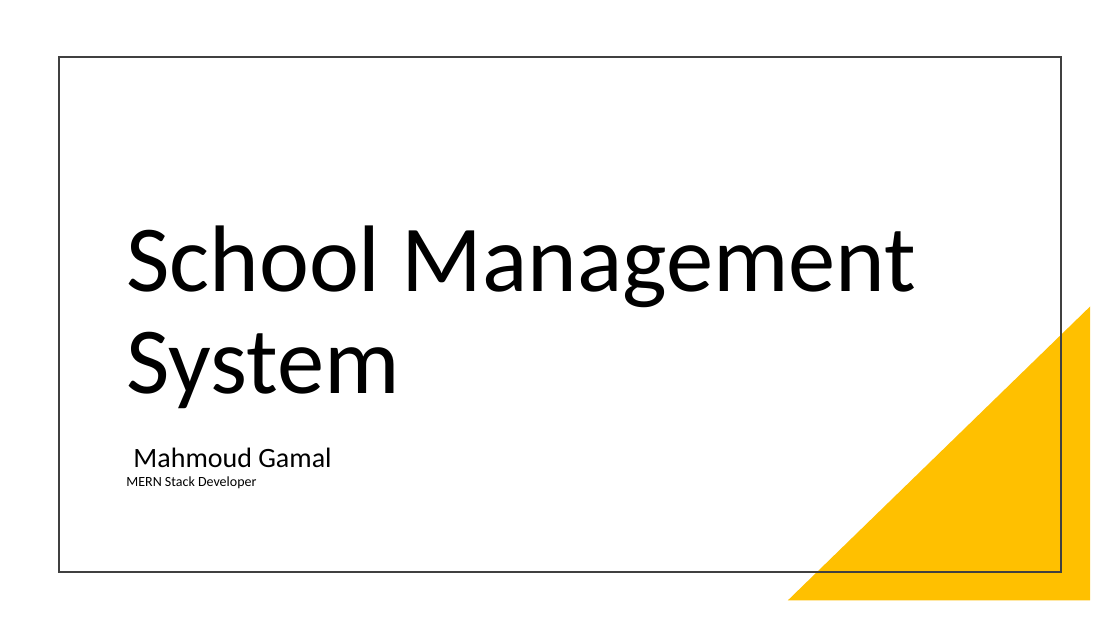
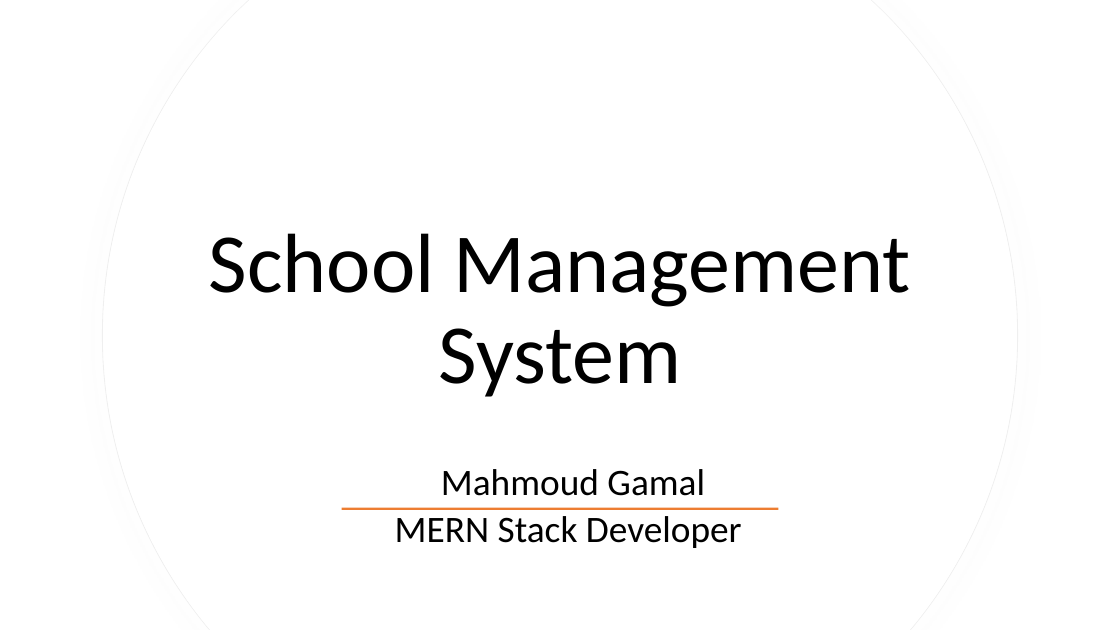
Before and after one commit to roone858/School-Managment-System, a slide deck: slide 1 of docs/school managment system.pptx. Drawn at 1120x630 pixels with LibreOffice and Linux fonts; fonts in the diff are those of the drawing. Boxes give left, top, right and bottom in pixels: in the first picture for what was removed or moved away, otherwise in the second. Text is boxed around its words. In the diff, an @@ line names an element or a change of style, - is before the commit and + after.

```diff
--- a/docs/school managment system.pptx
+++ b/docs/school managment system.pptx
@@ freeform shape added at <box>103,0,1018,630</box>, fill #FFFFFF, outline #EFEFEF 0.75 pt @@
@@ freeform shape added at <box>103,0,1017,630</box>, fill #FFFFFF @@
@@ rectangle removed at <box>59,57,1061,572</box> @@
@@ title "School Management System": place and size @@
-title "School Management System" at <box>126,225,916,409</box>
+title "School Management System" at <box>209,233,911,397</box>
@@ title "School Management System" at <box>209,233,911,397</box>: size 81 to 72 pt; alignment left to centre; vertical alignment bottom to middle @@
@@ right triangle removed at <box>788,307,1091,601</box> @@
@@ subtitle "Mahmoud Gamal": place and size @@
-subtitle "Mahmoud Gamal" at <box>126,447,331,489</box>
+subtitle "Mahmoud Gamal" at <box>395,469,742,548</box>
@@ subtitle "Mahmoud Gamal" at <box>395,469,742,548</box>: size 24 to 32 pt in "Mahmoud Gamal"; size 12 to 32 pt in "MERN Stack Developer"; alignment left to centre; line spacing 1 to 0.9; more space between paragraphs; vertical alignment top to middle @@
@@ rectangle added at <box>342,507,779,510</box>, fill #ED7D31 @@
```
Also in this commit, not shown: 3 other slides changed, 5 slides added, 3 slides removed, 9 other files.
